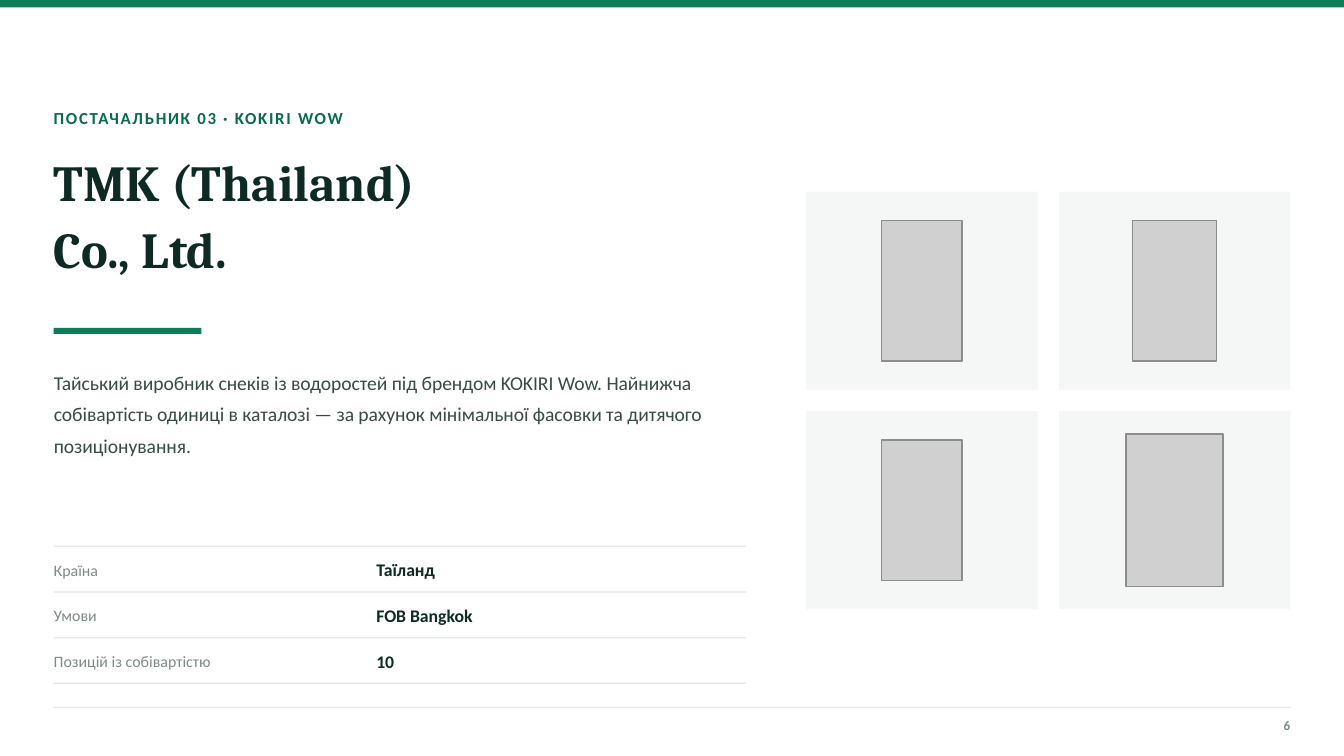
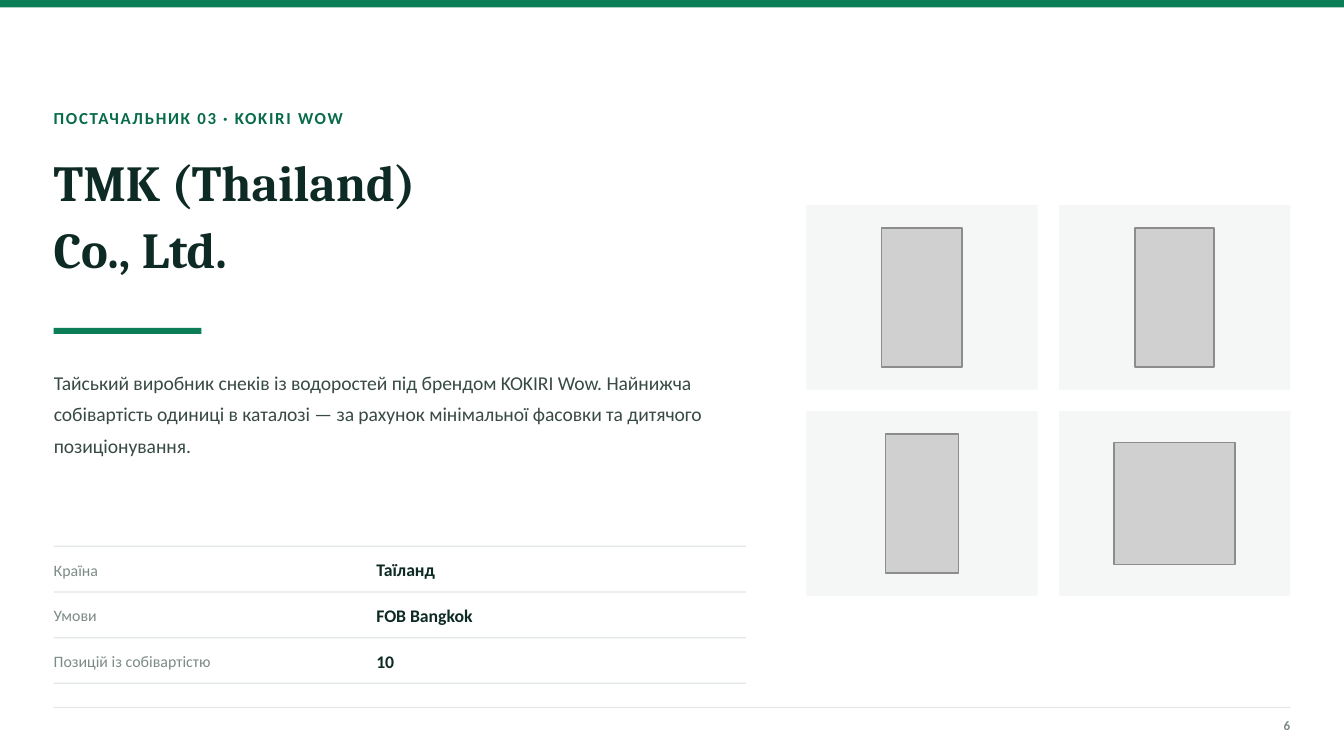
Before and after one commit to IllyaChaplygin/Chaplygin-Illya, a slide deck: slide 6 of presentation/Постачальники_снеків_собівартість.pptx. Drawn at 1344x756 pixels with LibreOffice and Linux fonts; fonts in the diff are those of the drawing; grey boxes stand for pictures. Boxes give left, top, right and bottom in pixels: in the first picture for what was removed or moved away, otherwise in the second. Text is boxed around its words. In the diff, an @@ line names an element or a change of style, - is before the commit and + after.

```diff
--- a/presentation/Постачальники_снеків_собівартість.pptx
+++ b/presentation/Постачальники_снеків_собівартість.pptx
@@ rectangle resized from (x1=806, y1=192, x2=1038, y2=390) to (x1=806, y1=206, x2=1038, y2=390) @@
@@ rectangle resized from (x1=1059, y1=192, x2=1290, y2=390) to (x1=1059, y1=206, x2=1290, y2=390) @@
@@ picture moved from (x1=882, y1=220, x2=962, y2=360) to (x1=882, y1=228, x2=962, y2=367) @@
@@ picture resized from (x1=1133, y1=220, x2=1216, y2=360) to (x1=1136, y1=228, x2=1215, y2=367) @@
@@ rectangle resized from (x1=806, y1=411, x2=1038, y2=609) to (x1=806, y1=411, x2=1038, y2=595) @@
@@ rectangle resized from (x1=1059, y1=411, x2=1290, y2=609) to (x1=1059, y1=411, x2=1290, y2=595) @@
@@ picture resized from (x1=882, y1=439, x2=962, y2=579) to (x1=886, y1=434, x2=958, y2=573) @@
@@ picture resized from (x1=1126, y1=434, x2=1223, y2=586) to (x1=1114, y1=442, x2=1235, y2=564) @@
```
Also in this commit, not shown: 2 other slides changed, 12 other files.
